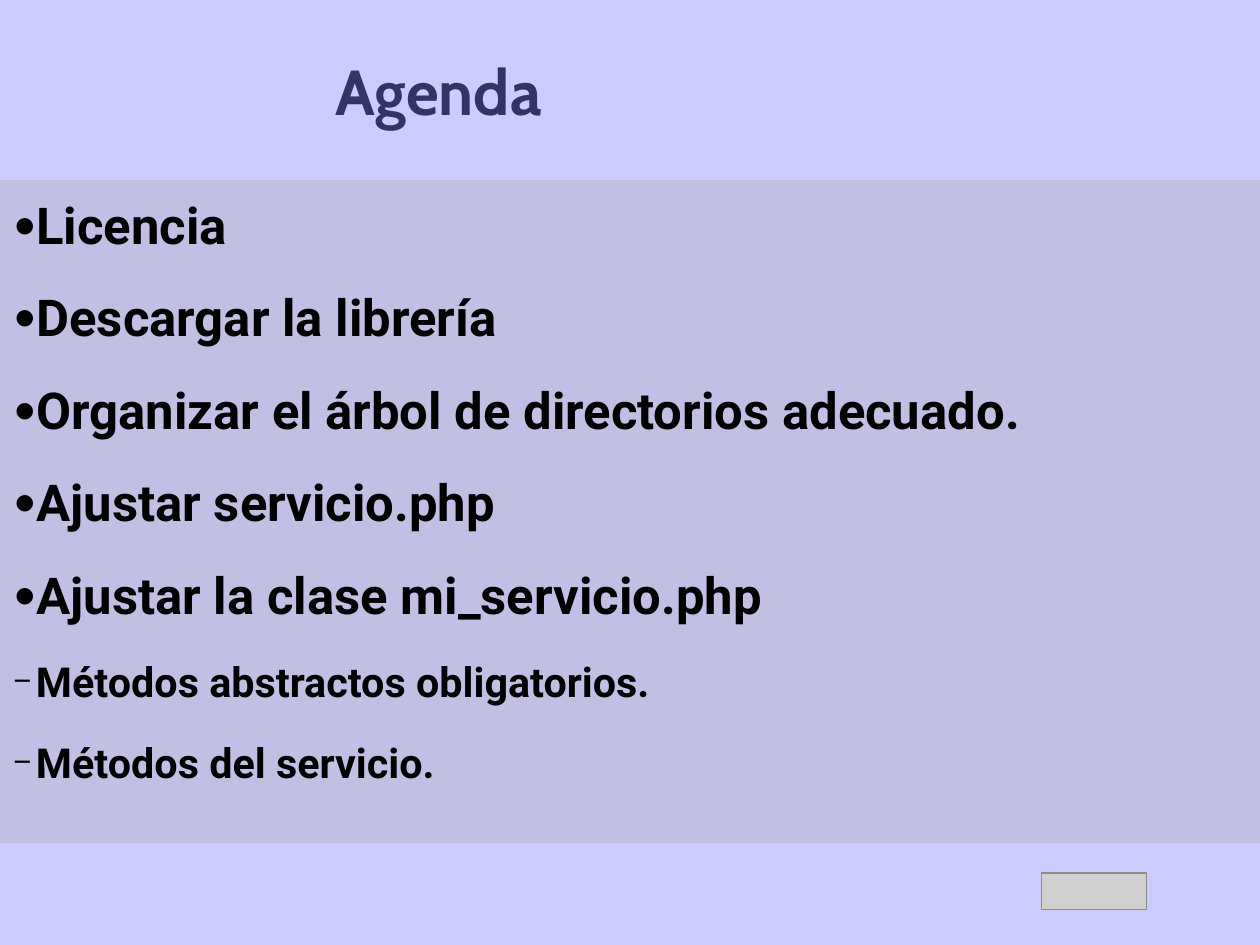
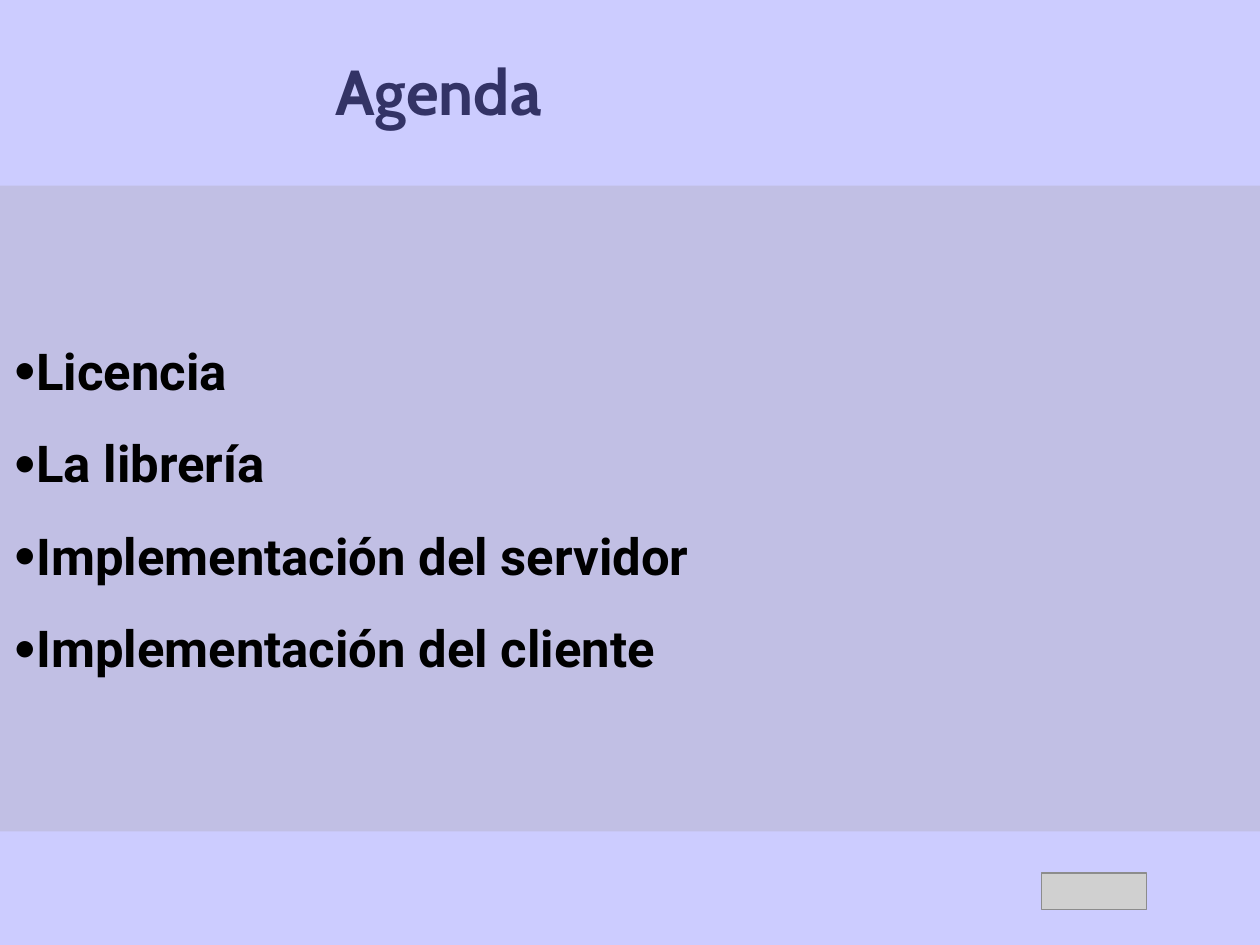
Before and after one commit to gramo44/Simple-SecREST, a slide deck: slide 2 of 2021.10.20-Tutorial_Simple-SecREST.odp. Drawn at 1260x945 pixels with LibreOffice and Linux fonts; fonts in the diff are those of the drawing; grey boxes stand for pictures; background and template pictures are left out. Boxes give left, top, right and bottom in pixels: in the first picture for what was removed or moved away, otherwise in the second. Text is boxed around its words. In the diff, an @@ line names an element or a change of style, - is before the commit and + after.

Commit message:
Tutorial update
Added the client implementation description

```diff
--- a/2021.10.20-Tutorial_Simple-SecREST.odp
+++ b/2021.10.20-Tutorial_Simple-SecREST.odp
@@ text "Licencia": place and size @@
-text "Licencia" at box(0, 180, 1260, 854)
+text "Licencia" at box(36, 352, 689, 678)
@@ text "Licencia" at box(36, 352, 689, 678): vertical alignment top to middle @@
@@ text at box(36, 444, 689, 678): text changed @@
-● Descargar la librería
-● Organizar el árbol de directorios adecuado.
-● Ajustar servicio.php
-● Ajustar la clase mi_servicio.php
-  − Métodos abstractos obligatorios.
-  − Métodos del servicio.
+● La librería
+● Implementación del servidor
+● Implementación del cliente
```
Also in this commit, not shown: 4 other slides changed, 5 slides added, 1 other file.
